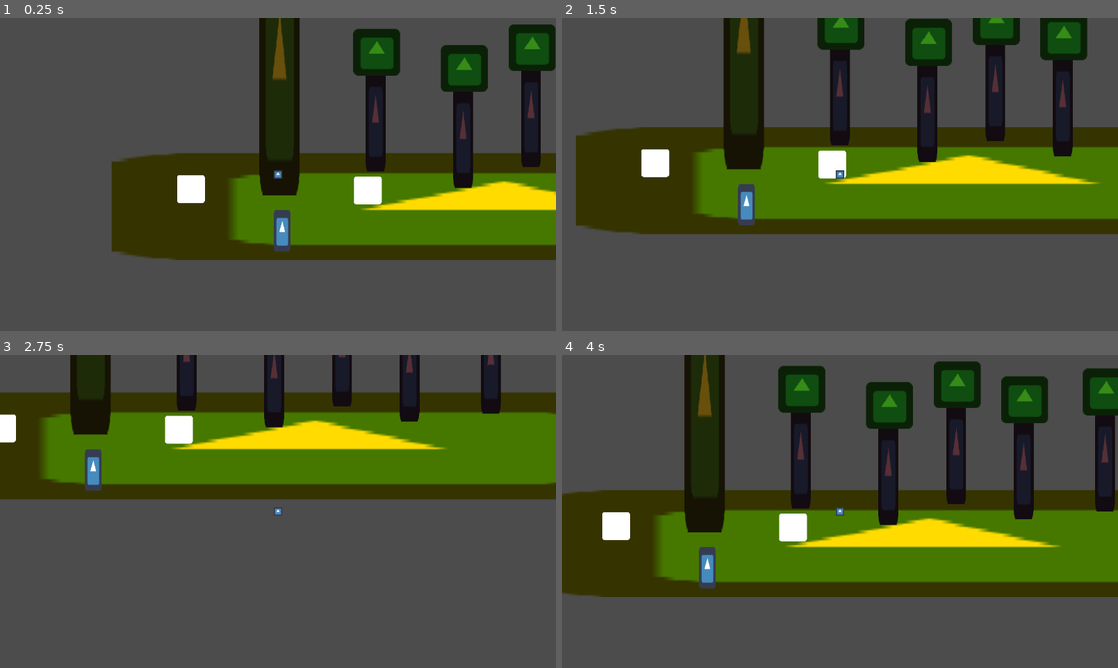
Above: before the commit, frames 1-4 (two rows, left to right).
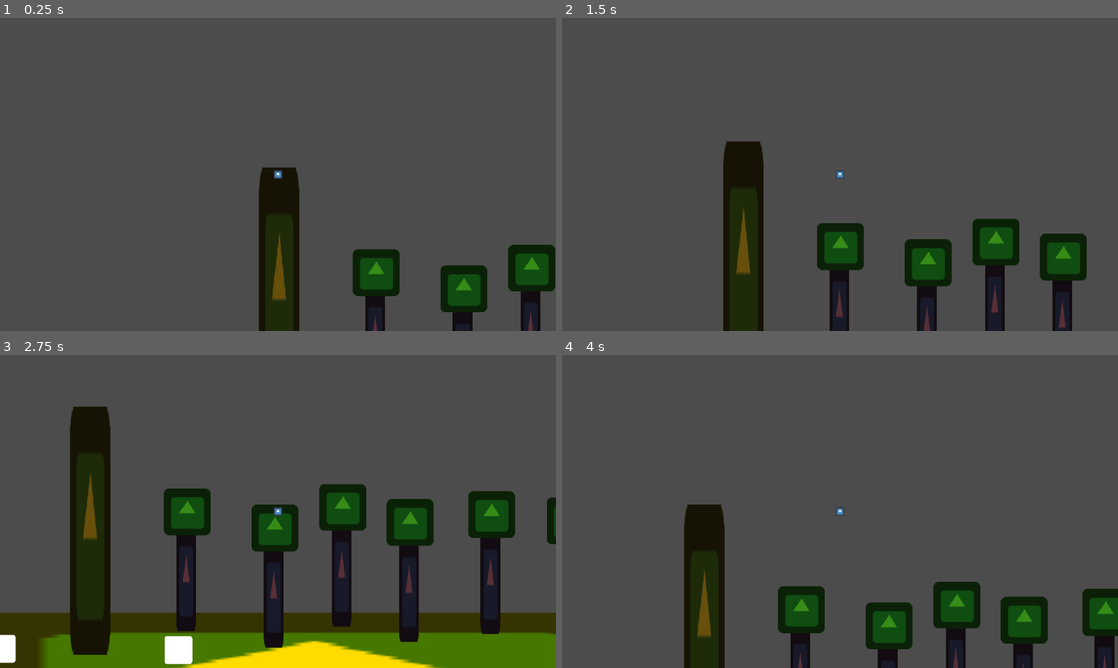
Above: after the commit, the same moments.

Repository: kjanuska/Independent-Study-Game
Game: Godot game, scene res://Scenes/Main.tscn
Same seed, same stepped clock (60 frames per second), same inputs: the game is played once before the commit and once after it. The engine's default icon, where the game draws it, is replaced by a stand-in: a white triangle on a blue panel in a dark square.
Inputs (mouse positions are in pixels of both pictures, inside the frame that each line leads up to):
- Up to frame 1 (0.25 s): no input
- Up to frame 2 (1.5 s): tap Enter at 0.5 s; move the mouse to (962, 158) at 0.52 s; hold D (ui_right) 0.53-1.28 s; hold Right mouse button (shoot) 0.53-1.28 s; click (962, 158) at 0.6 s; move the mouse to (728, 190) at 1.27 s; hold S (ui_down) from 1.28 s (still down); right-click (728, 190) at 1.35 s
- Up to frame 3 (2.75 s): click (166, 527) at 1.55 s; move the mouse to (333, 442) at 2.02 s; release S (ui_down) at 2.03 s; hold D (ui_right) from 2.03 s (still down); hold E (Interact) from 2.03 s (still down); right-click (333, 442) at 2.3 s
- Up to frame 4 (4 s): move the mouse to (812, 574) at 2.77 s; release D (ui_right) at 2.78 s; release E (Interact) at 2.78 s; hold W (ui_up) 2.78-3.53 s; click (812, 574) at 2.85 s; move the mouse to (1006, 558) at 3.52 s; hold A (ui_left) from 3.53 s (still down); hold Right mouse button (shoot) from 3.53 s (still down)

The runs differ from the first frame. In frame 1, 42% of the frame differs, in the area x 20-100%, y 0-100%; in frame 2, 51%; in frame 3, 66%, in the area x 0-100%, y 0-100%; in frame 4, 55%.

Commit message:
added spawn location

Diff:
--- a/Scenes/Main.tscn
+++ b/Scenes/Main.tscn
@@ -1,10 +1,11 @@
-[gd_scene load_steps=6 format=2]
+[gd_scene load_steps=7 format=2]
 
 [ext_resource path="res://icon.png" type="Texture" id=1]
 [ext_resource path="res://Scenes/Player.tscn" type="PackedScene" id=2]
 [ext_resource path="res://Scenes/PickupWeapon.tscn" type="PackedScene" id=3]
 [ext_resource path="res://Scenes/Rock.tscn" type="PackedScene" id=4]
 [ext_resource path="res://Scenes/Tree.tscn" type="PackedScene" id=5]
+[ext_resource path="res://Scenes/SpawnLocation.tscn" type="PackedScene" id=6]
 
 [node name="Main" type="Node2D"]
 
@@ -22,6 +23,7 @@
 
 [node name="Pickup Gun" parent="." instance=ExtResource( 3 )]
 position = Vector2( 493.694, 186.664 )
+weapon_id = 10
 
 [node name="Pickup Melee" parent="." instance=ExtResource( 3 )]
 position = Vector2( 86.4383, 183.406 )
@@ -38,23 +40,29 @@
 [node name="Rock" parent="." instance=ExtResource( 4 )]
 position = Vector2( 296.36, 279.337 )
 
-[node name="Node2D" parent="." instance=ExtResource( 5 )]
+[node name="Trees" type="Node" parent="."]
+editor/display_folded = true
+
+[node name="Node2D" parent="Trees" instance=ExtResource( 5 )]
 position = Vector2( 503.529, -109.453 )
 
-[node name="Node2D2" parent="." instance=ExtResource( 5 )]
+[node name="Node2D2" parent="Trees" instance=ExtResource( 5 )]
 position = Vector2( 705.136, -71.9745 )
 
-[node name="Node2D3" parent="." instance=ExtResource( 5 )]
+[node name="Node2D3" parent="Trees" instance=ExtResource( 5 )]
 position = Vector2( 861.511, -119.792 )
 
-[node name="Node2D4" parent="." instance=ExtResource( 5 )]
+[node name="Node2D4" parent="Trees" instance=ExtResource( 5 )]
 position = Vector2( 1016.59, -84.8981 )
 
-[node name="Node2D5" parent="." instance=ExtResource( 5 )]
+[node name="Node2D5" parent="Trees" instance=ExtResource( 5 )]
 position = Vector2( 1204.03, -102.991 )
 
-[node name="Node2D6" parent="." instance=ExtResource( 5 )]
+[node name="Node2D6" parent="Trees" instance=ExtResource( 5 )]
 position = Vector2( 1384.96, -88.7751 )
 
-[node name="Node2D7" parent="." instance=ExtResource( 5 )]
+[node name="Node2D7" parent="Trees" instance=ExtResource( 5 )]
 position = Vector2( 1527.12, -162.439 )
+
+[node name="SpawnLocation" parent="." instance=ExtResource( 6 )]
+position = Vector2( 287.803, -357.232 )
--- /dev/null
+++ b/Scenes/SpawnLocation.tscn
@@ -0,0 +1,6 @@
+[gd_scene load_steps=2 format=2]
+
+[ext_resource path="res://Scripts/SpawnLocation.gd" type="Script" id=1]
+
+[node name="SpawnLocation" type="Node2D"]
+script = ExtResource( 1 )
--- a/Scripts/PickupWeapon.gd
+++ b/Scripts/PickupWeapon.gd
@@ -1,12 +1,10 @@
 extends Area2D
 
-var player
+onready var player = get_tree().get_root().get_node("Main").get_node("Player")
 
 export var weapon_id = 11
 
 var is_colliding = false
-func _ready():
-	player = get_tree().get_root().get_node("Main").get_node("Player")
 
 func _on_Area2D_body_entered(body):
 	if body.get_name() == "Player":
--- a/Scripts/Player.gd
+++ b/Scripts/Player.gd
@@ -118,8 +118,8 @@
 				shoot_weapon(equipped_ammo, ammo_speed)
 				count = 0
 
-		if Input.is_action_just_released("shoot") && equipped_ranged == bow_load:
-			shoot_charged()
+	if Input.is_action_just_released("shoot") && equipped_ranged == bow_load:
+		shoot_charged()
 
 	if Input.is_action_just_pressed("melee"):
 #		only equip melee if currently equipped ranged
--- /dev/null
+++ b/Scripts/SpawnLocation.gd
@@ -0,0 +1,7 @@
+extends Node2D
+
+onready var player = get_tree().get_root().get_node("Main").get_node("Player")
+
+func _ready():
+	player.position.x = self.position.x
+	player.position.y = self.position.y
